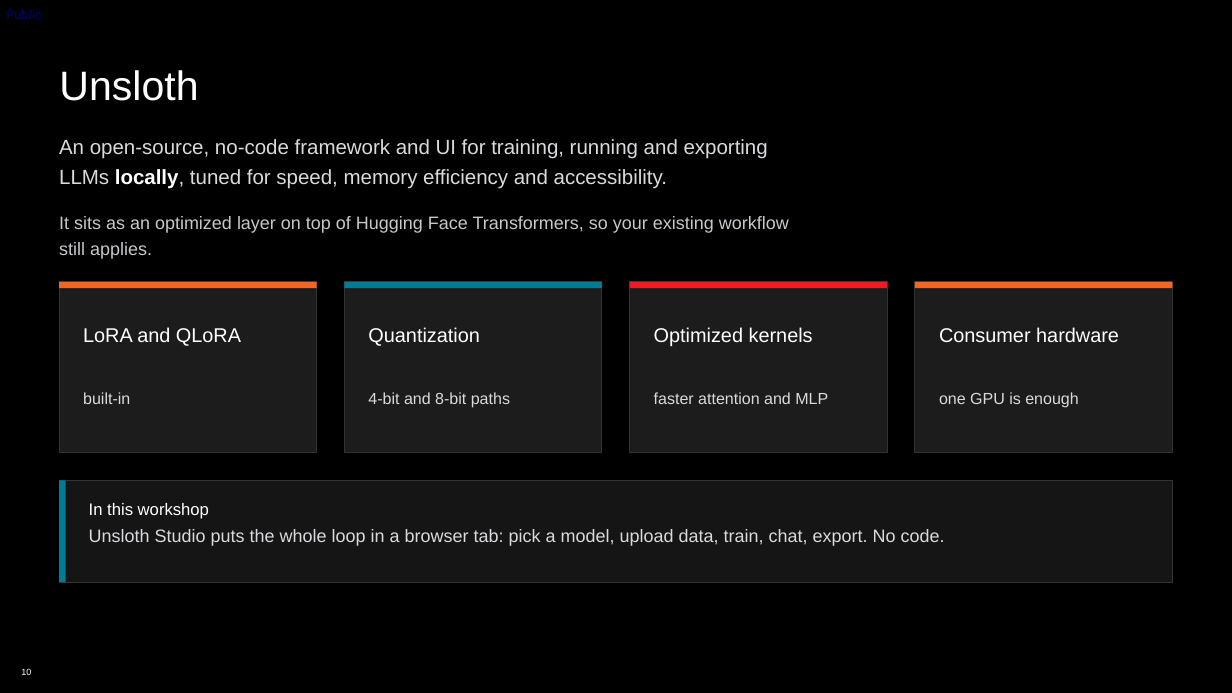
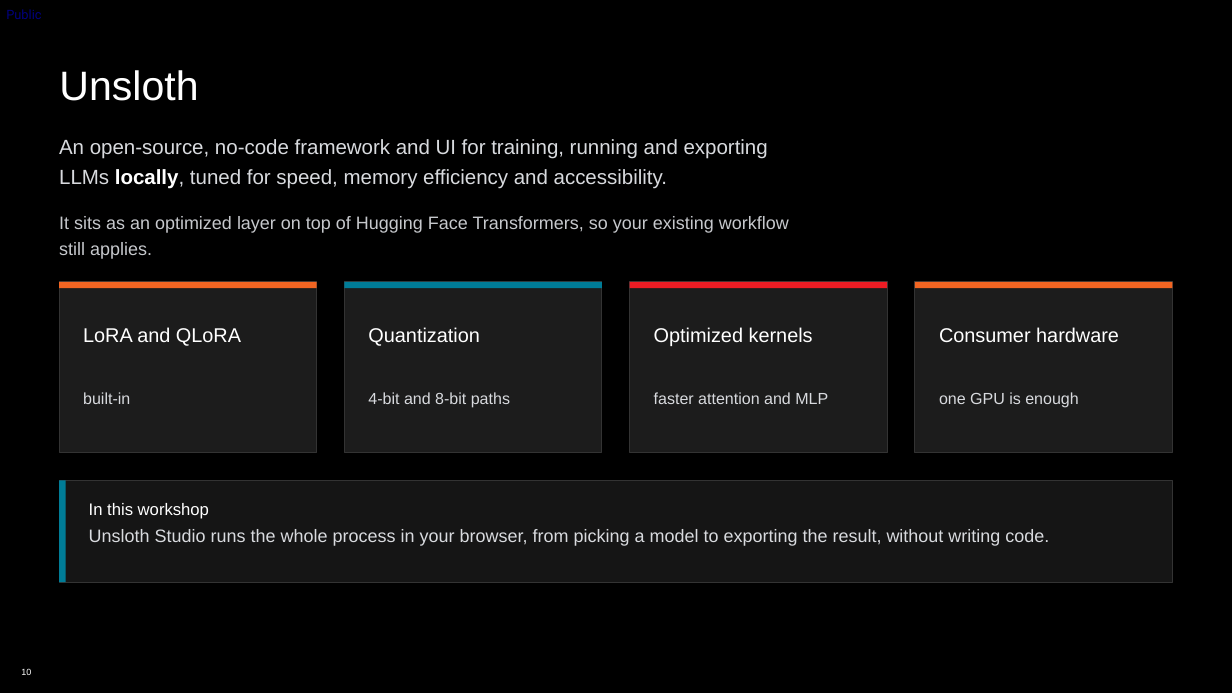
Before and after one commit to TwelveNights/Unsloth-RL-Workshop-on-Radeon, a slide deck: slide 10 of docs/AMD-Unsloth-Studio-Fine-tuning.pptx. Drawn at 1232x693 pixels with LibreOffice and Linux fonts; fonts in the diff are those of the drawing; background and template pictures are left out. Boxes give left, top, right and bottom in pixels: in the first picture for what was removed or moved away, otherwise in the second. Text is boxed around its words. In the diff, an @@ line names an element or a change of style, - is before the commit and + after.

```diff
--- a/docs/AMD-Unsloth-Studio-Fine-tuning.pptx
+++ b/docs/AMD-Unsloth-Studio-Fine-tuning.pptx
@@ text at <box>89,529,1049,546</box>: text changed @@
-Unsloth Studio puts the whole loop in a browser tab: pick a model, upload data, train, chat, export. No code.
+Unsloth Studio runs the whole process in your browser, from picking a model to exporting the result, without writing code.
```
Also in this commit, not shown: 9 other slides changed, 10 other files.
